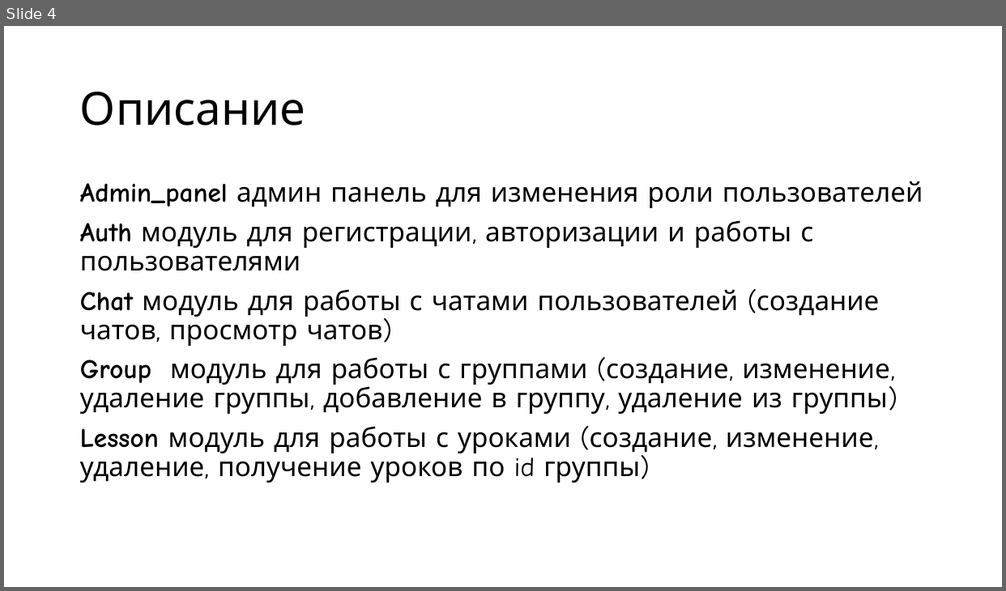
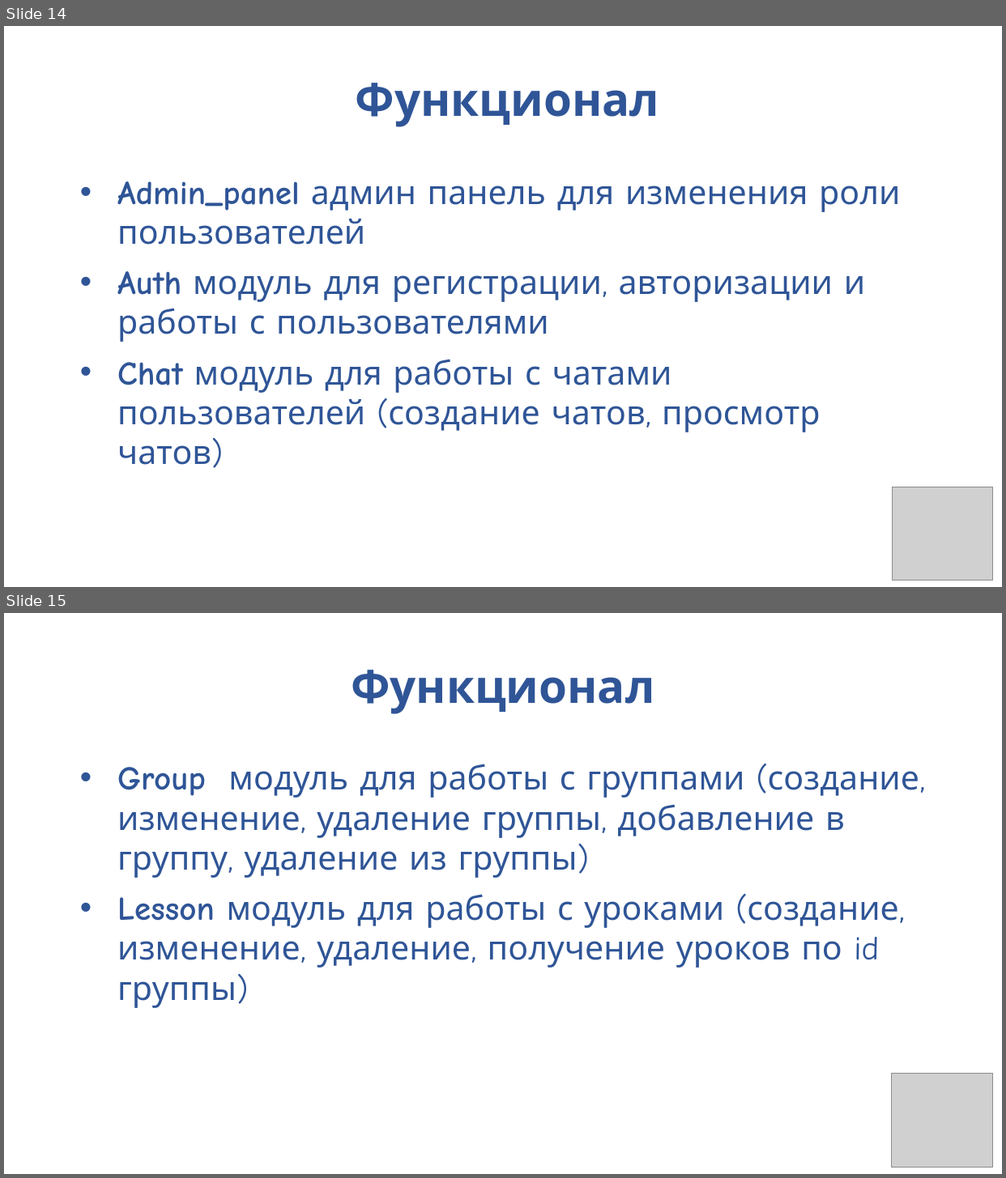
Before and after one commit to RobikRobi/School-diary, a slide deck: presentation/Презентация.pptx. Shown one above the other, each under a label of ours: slide 4 before the commit, slides 14 and 15 after it. The pictures are 1006x591 and 1006x1178 pixels, drawn with LibreOffice and Linux fonts; fonts in the diff are those of the drawing; grey boxes stand for pictures. Boxes give left, top, right and bottom in pixels: in the first picture for what was removed or moved away, otherwise in the second. Text is boxed around its words. In the diff, an @@ line names an element or a change of style, - is before the commit and + after.

```diff
--- a/presentation/Презентация.pptx
+++ b/presentation/Презентация.pptx
@@ slide 15 added at [4, 613, 1002, 1174], background #FFFFFF @@
@@ title added at [351, 670, 654, 714], 44 pt, text #2F5597, bold @@
+Функционал
@@ text added at [117, 764, 920, 1008], 32 pt, text #2F5597 @@
+• Group модуль для работы с группами (создание, изменение, удаление группы, добавление в группу, удаление из группы)
+• Lesson модуль для работы с уроками (создание, изменение, удаление, получение уроков по id группы)
@@ picture added at [892, 1074, 993, 1168] @@
@@ what was slide 4 is now slide 14 @@
@@ slide 14 changed as well @@
@@ title at [356, 83, 659, 127]: text changed; text colour #000000 to #2F5597; bold on @@
-Описание
+Функционал
@@ text "Admin_panel админ панель для изменения ...": place and size @@
-text "Admin_panel админ панель для изменения ..." at [80, 181, 923, 483]
+text "Admin_panel админ панель для изменения ..." at [117, 182, 900, 465]
@@ text "Admin_panel админ панель для изменения ..." at [117, 182, 900, 465]: size 25.9 to 32 pt, text colour #000000 to #2F5597; bullet none to •; line spacing 0.9 to 1 @@
@@ text at [80, 357, 890, 483]: paragraphs removed @@
-Group модуль для работы с группами (создание, изменение, удаление группы, добавление в группу, удаление из группы)
-Lesson модуль для работы с уроками (создание, изменение, удаление, получение уроков по id группы)
@@ picture added at [893, 488, 993, 581] @@
```
Also in this commit, not shown: 10 other slides changed, 12 other slides added.
